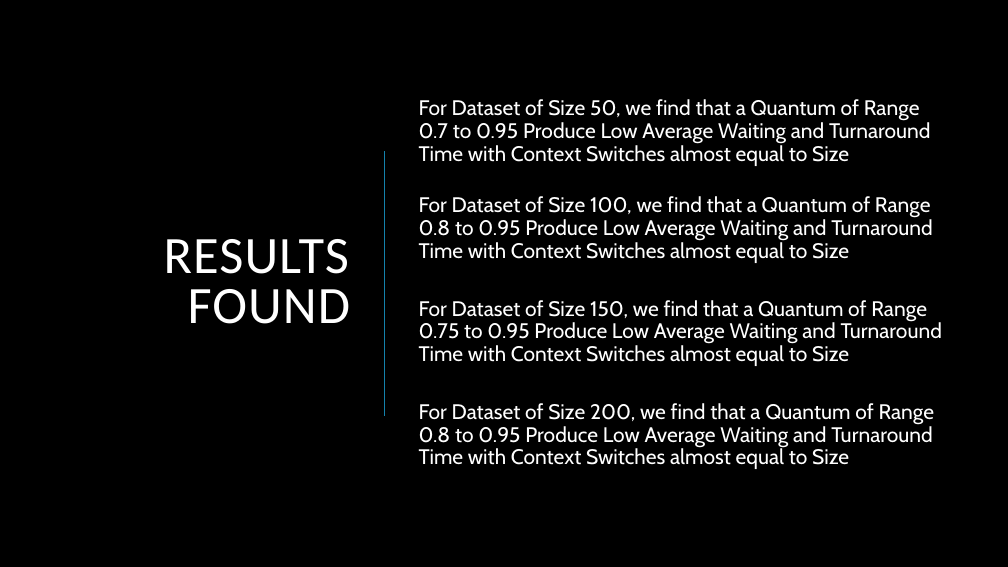
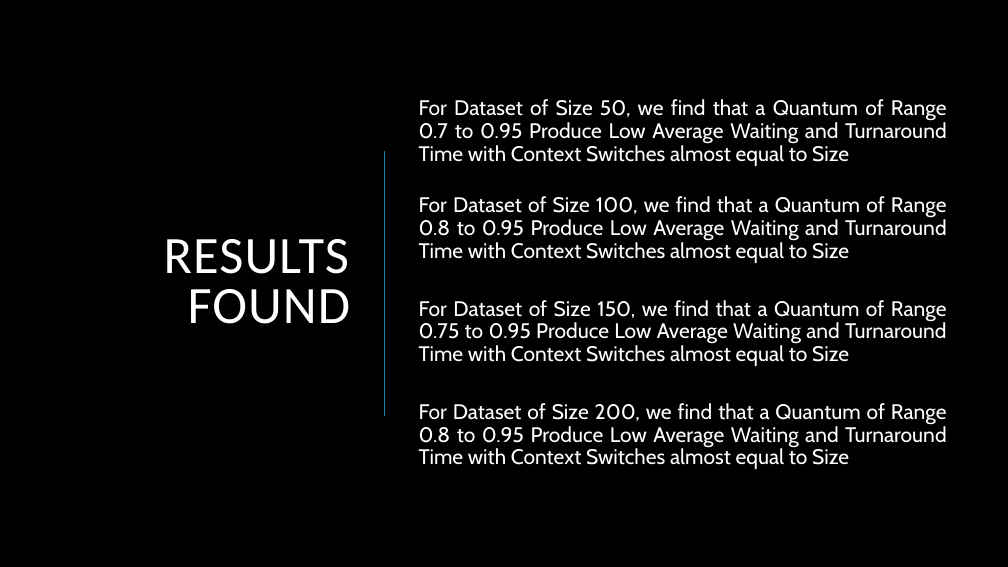
Before and after one commit to TheKillingAMD/OS-Algorithm-Improved-Round-Robin, a slide deck: slide 10 of OS.pptx (slide 8 before the commit). Drawn at 1008x567 pixels with LibreOffice and Linux fonts; fonts in the diff are those of the drawing; background and template pictures are left out. Boxes give left, top, right and bottom in pixels: in the first picture for what was removed or moved away, otherwise in the second. Text is boxed around its words. In the diff, an @@ line names an element or a change of style, - is before the commit and + after.

```diff
--- a/OS.pptx
+++ b/OS.pptx
@@ text "For Dataset of Size 50, ..." at [419, 99, 947, 469]: alignment left to justified @@
```
Also in this commit, not shown: 11 other slides changed, 7 slides added, 2 slides removed, 6 other files.
